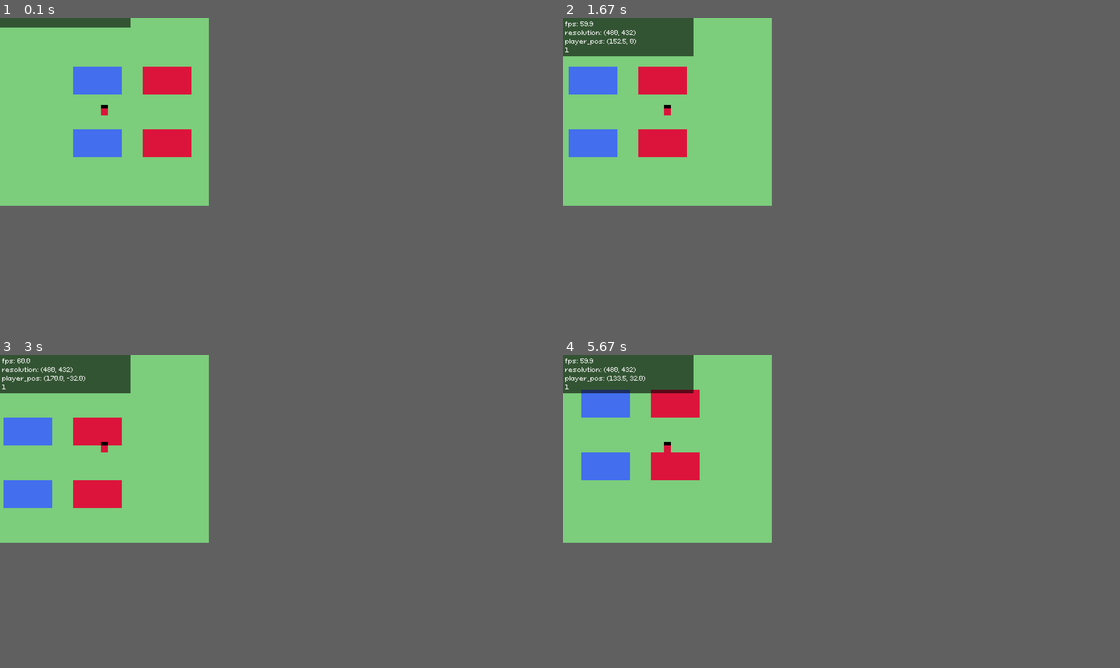
Above: before the commit, frames 1-4 (two rows, left to right).
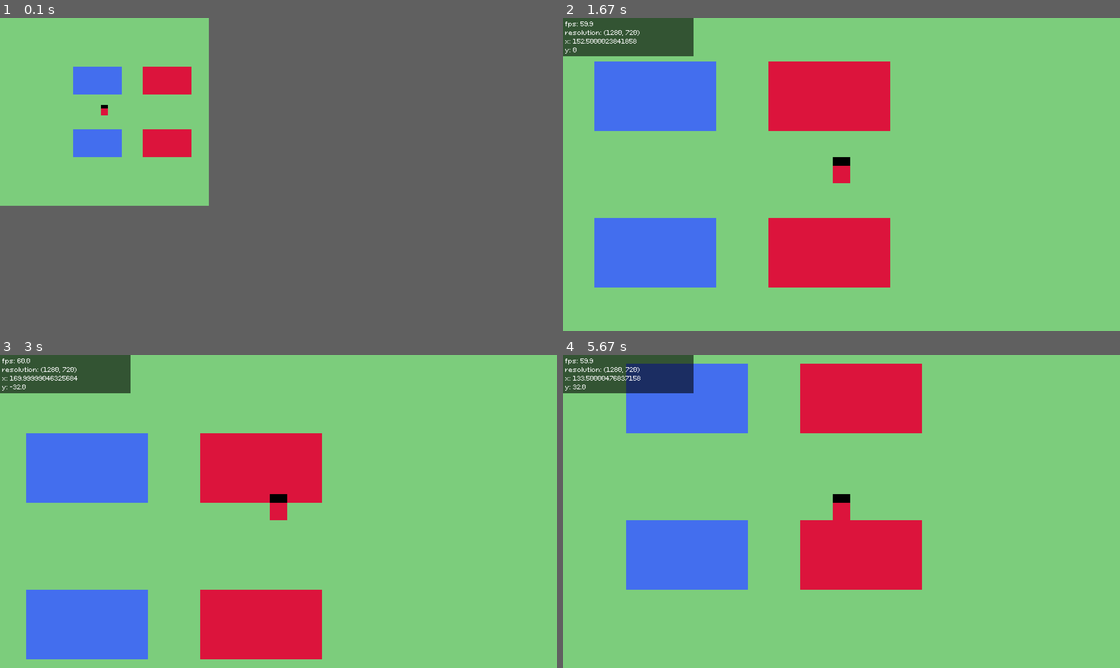
Above: after the commit, the same moments.

Repository: kritserv/rpg-maker-style-top-down-game-template
Game: pygame game, started from main.py
Same seed, same stepped clock (60 frames per second), same inputs: the game is played once before the commit and once after it.
Inputs:
- Up to frame 1 (0.1 s): no input
- Up to frame 2 (1.67 s): hold F3 0.33-0.8 s; hold Right 0.33-0.8 s; tap F11 at 0.83 s; hold Right 1.17-1.63 s
- Up to frame 3 (3 s): hold Up 1.67-1.97 s; hold Right 2-2.47 s; hold Left from 2.5 s (still down)
- Up to frame 4 (5.67 s): release Left at 3.03 s; hold Down 3.07-3.37 s; hold Left 3.4-3.8 s; hold Up 3.83-4.2 s; hold Right 4.23-4.87 s; hold Down 4.9-5.27 s; hold Left from 5.3 s (still down)
In our replay, in frame 2 the window is 480x432 before the commit and 1280x720 after it. These sizes can differ from the game's own. Grey fills any space a smaller window leaves; there, only what the larger window draws over its background counts as a difference.

The runs differ from the first frame. In frame 1, 0.7% of the frame differs, in the area x 0-24%, y 0-4%; in frame 2, 21%; in frame 3, 21%; in frame 4, 22%, in the area x 0-65%, y 2-75%.

Commit message:
add function to be able to toggle full screen and debug mode

Diff:
--- a/func/__init__.py
+++ b/func/__init__.py
@@ -1,5 +1,6 @@
 from .debug import print_debug
 from .drawer import blit_text
 from .event_checker import check_event
+from .screen_manager import toggle_full_screen
 
-__all__ = {print_debug, blit_text, check_event}
+__all__ = {print_debug, blit_text, check_event, toggle_full_screen}
--- a/func/event_checker.py
+++ b/func/event_checker.py
@@ -14,16 +14,37 @@
 
 	return run
 
+def check_debug_mode(event, debug):
+	if event.type == pg.KEYDOWN:
+		if event.key == pg.K_F3:
+			debug = not debug
+
+	return debug
+
 def check_window_resize(event, new_size):
 	if event.type == pg.VIDEORESIZE:
 		new_size = event.dict['size']
 
 	return new_size
 
-def check_event(all_event, new_size):
+def check_full_screen_toggle(event):
+	full_screen_toggle = False
+	if event.type == pg.KEYDOWN:
+		if event.key == pg.K_F11:
+			full_screen_toggle = True
+	return full_screen_toggle
+
+full_screen_size = pg.display.get_desktop_sizes()[0]
+def check_event(all_event, new_size, debug):
 	run = True
+	full_screen_toggle = False
 	for event in all_event:
 		run = check_quit_game(event)
 		new_size = check_window_resize(event, new_size)
+		debug = check_debug_mode(event, debug)
+		full_screen_toggle = check_full_screen_toggle(event)
+		if full_screen_toggle:
+			new_size = full_screen_size
 
-	return run, new_size
+
+	return run, new_size, debug, full_screen_toggle
--- /dev/null
+++ b/func/screen_manager.py
@@ -0,0 +1,8 @@
+import pygame as pg
+
+def toggle_full_screen(new_size, default_screen_size):
+	if not pg.display.is_fullscreen():
+		screen = pg.display.set_mode(new_size, pg.FULLSCREEN)
+	else:
+		screen = pg.display.set_mode(default_screen_size, pg.RESIZABLE)
+	return screen
--- a/main.py
+++ b/main.py
@@ -6,20 +6,24 @@
 import asyncio
 import time
 from variable import clock_tick, curr_fps,\
-	load_settings, default_screen_width, default_screen_height, \
+	load_settings, default_screen_width, \
+	default_screen_height, default_screen_size, \
 	update_size, black, green, red, blue
-from func import check_event, print_debug
-from my_object import Player, TopDownMap, Timer, BlackBar
+from func import check_event, print_debug, \
+	toggle_full_screen
+from my_object import Player, TopDownMap, Timer, \
+	BlackBar
 
 pg.display.set_caption("game_title")
 pg.display.set_icon(pg.image.load("asset/img/icon.png"))
 
 async def main():
 
+	run = True
 	cap_fps = False
-	run = True
-	debug = True
+	debug = False
 	debug_list = [""]
+	full_screen_toggle = False
 
 	screen, black_bar_is_set = load_settings()
 	black_bar = BlackBar(screen, black_bar_is_set)
@@ -30,13 +34,17 @@
 	new_size = (curr_width, curr_height)
 
 	obstacles = [
-		(pg.Rect(-80, -112, 112, 64), blue), (pg.Rect(80, -112, 112, 64), red),
-		(pg.Rect(-80, 32, 112, 64), blue), (pg.Rect(80, 32, 112, 64), red)
+		(pg.Rect(-80, -112, 112, 64), blue),
+		(pg.Rect(80, -112, 112, 64), red),
+		(pg.Rect(-80, 32, 112, 64), blue),
+		(pg.Rect(80, 32, 112, 64), red)
 		]
 
 	player = Player(screen)
 
-	player.rects = [(pg.Rect(0, 0, 16, 16), red), (pg.Rect(0, -8, 16, 8), black)]
+	player.rects = [(pg.Rect(0, 0, 16, 16), red),
+		(pg.Rect(0, -8, 16, 8), black)
+	]
 
 	player.resize(pixel_size)
 
@@ -67,7 +75,14 @@
 
 		# ====================== [ GRAPHIC ] =====================
 
-		curr_width, curr_height, pixel_size = update_size(new_size)
+		if full_screen_toggle:
+			full_screen_toggle = False
+			screen = toggle_full_screen(
+				new_size, default_screen_size
+			)
+
+		curr_width, curr_height, pixel_size = update_size(
+			new_size)
 		player.resize(pixel_size)
 		top_down_map.resize(pixel_size, player)
 
@@ -80,16 +95,20 @@
 
 		if debug:
 			if debug_timer.time_now()>0.1:
-				debug_list = [curr_fps(),
-				f"resolution: {(curr_width, curr_height)}",
-				f"player_pos: {(round(player.pos[0], 3), round(player.pos[1], 3))}",
-				f"{pixel_size}"]
+				debug_list = [
+					curr_fps(),
+					f"resolution: {(curr_width, curr_height)}",
+					f"x: {player.pos[0]}",
+					f"y: {player.pos[1]}"
+				]
 				debug_timer.restart()
 			print_debug(debug_list)
 
 		# ====================== [ EVENT ] ======================
 
-		run, new_size = check_event(pg.event.get(), new_size)
+		run, new_size, debug, full_screen_toggle = check_event(
+			pg.event.get(), new_size, debug
+			)
 
 		# =================== [ PYGAME STUFF ] ===================
 
@@ -100,6 +119,5 @@
 	pg.quit()
 	sys.exit()
 
-
 if __name__ == "__main__":
 	asyncio.run(main())
